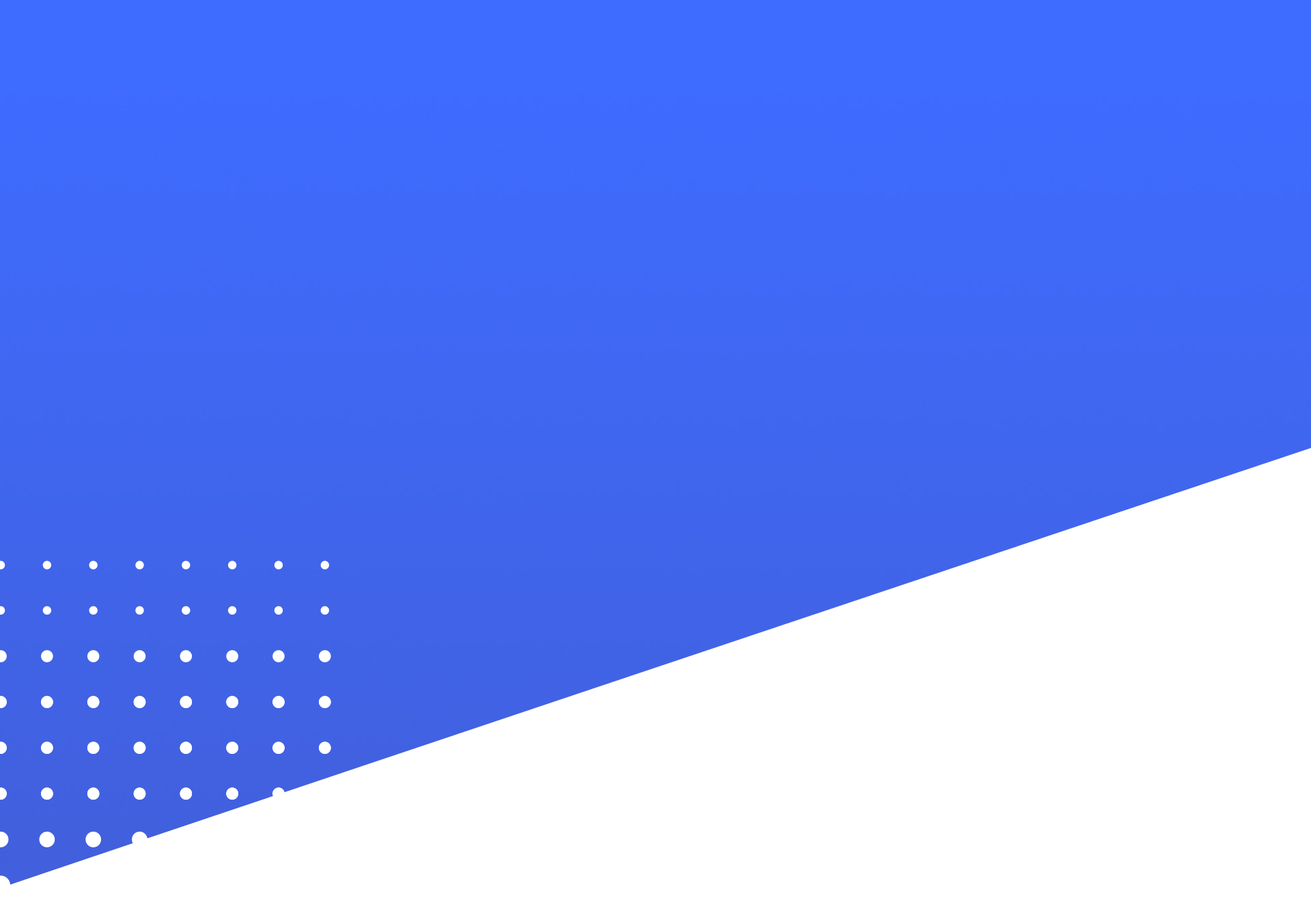
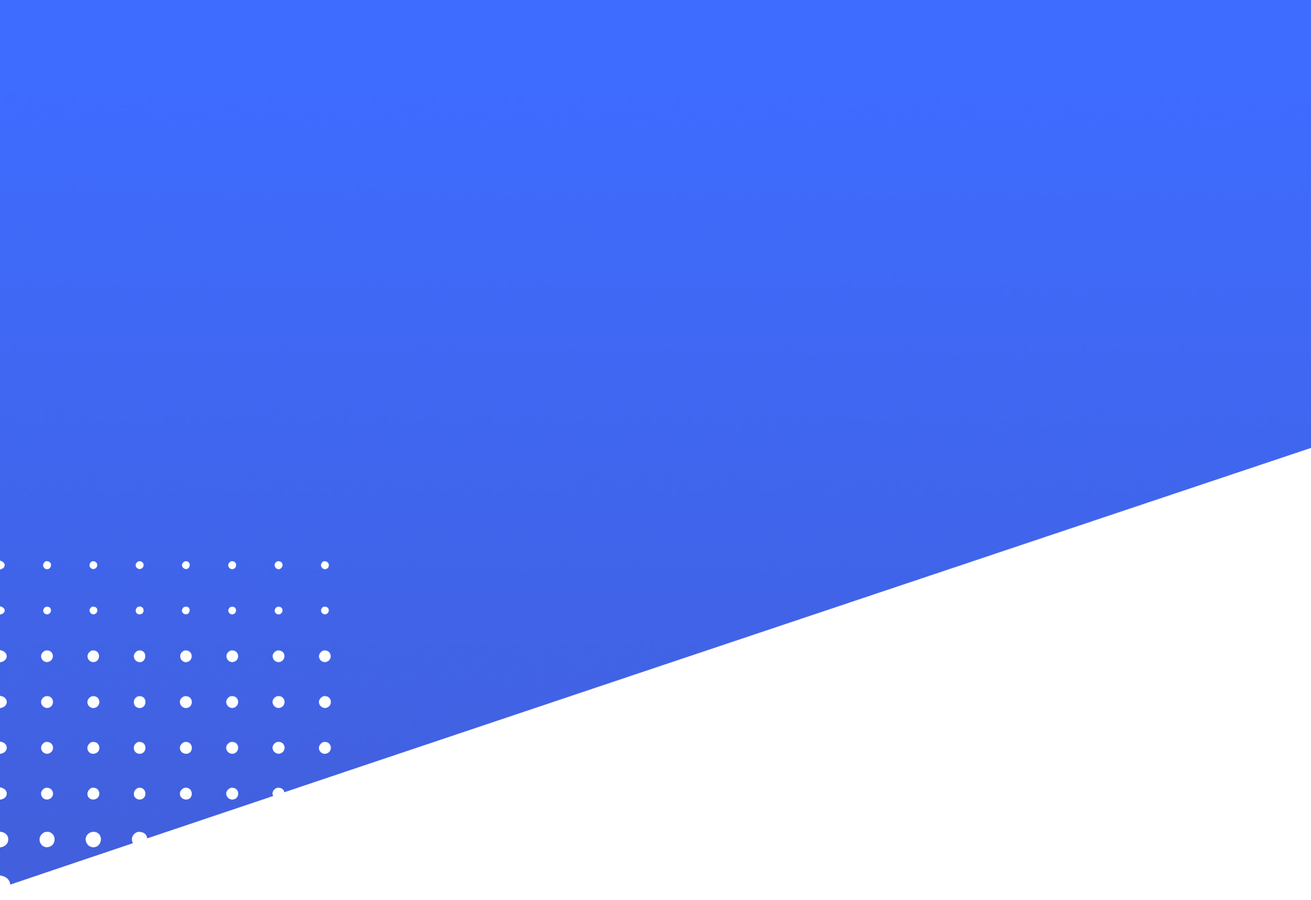
Layered file, before and after one edit (w=1311, h=900). Changes by layer:
painted on "Layer" over [0, 560, 332, 885]
